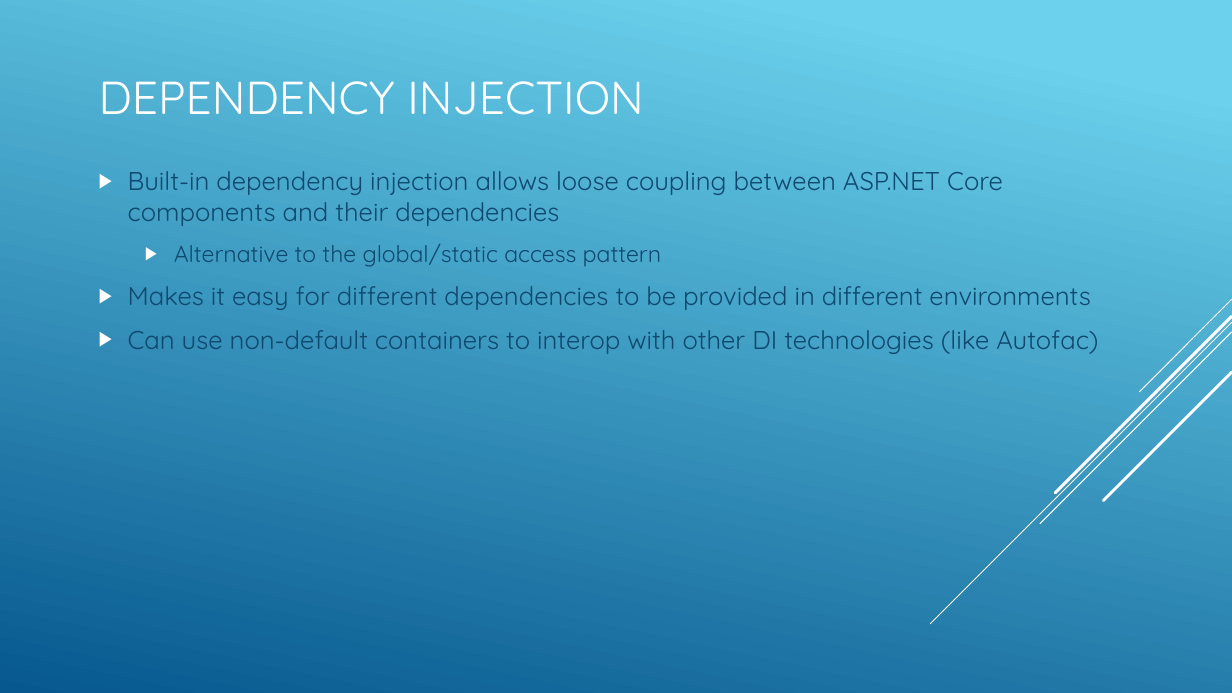
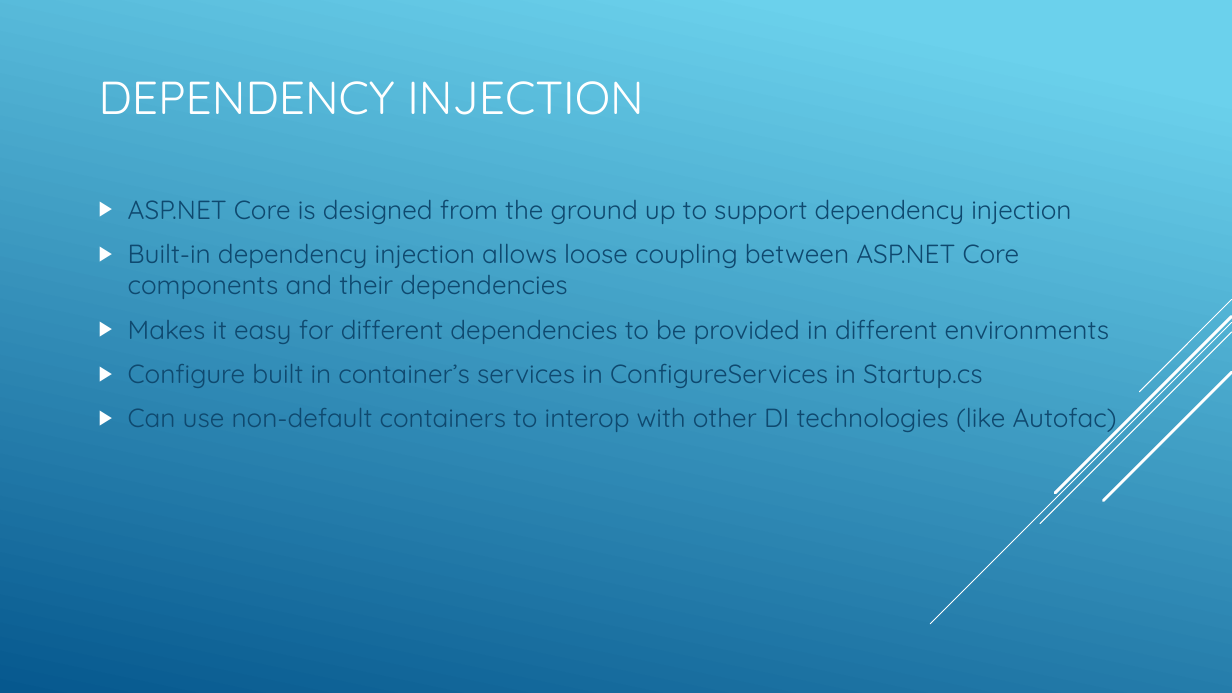
Before and after one commit to mjrousos/aspnetcore-workshop, a slide deck: slide 2 of Slides/DependencyInjection.pptx. Drawn at 1232x693 pixels with LibreOffice and Linux fonts; fonts in the diff are those of the drawing. Boxes give left, top, right and bottom in pixels: in the first picture for what was removed or moved away, otherwise in the second. Text is boxed around its words. In the diff, an @@ line names an element or a change of style, - is before the commit and + after.

Commit message:
Updating the dependency injection slides

```diff
--- a/Slides/DependencyInjection.pptx
+++ b/Slides/DependencyInjection.pptx
@@ text at [128, 200, 1071, 224]: paragraph added @@
+▶ ASP.NET Core is designed from the ground up to support dependency injection
@@ text at [128, 244, 1117, 435]: size 20 to 20.4 pt in "Built-in dependency injection allows loose coupling between ...", "Makes it easy for different dependencies to ...", "Can use non-default containers to interop with ..." @@
@@ text at [174, 244, 661, 267]: paragraph removed @@
-  ▶ Alternative to the global/static access pattern
@@ text at [128, 364, 982, 388]: paragraph added @@
+▶ Configure built in container’s services in ConfigureServices in Startup.cs
```
Also in this commit, not shown: 1 other slide changed.
